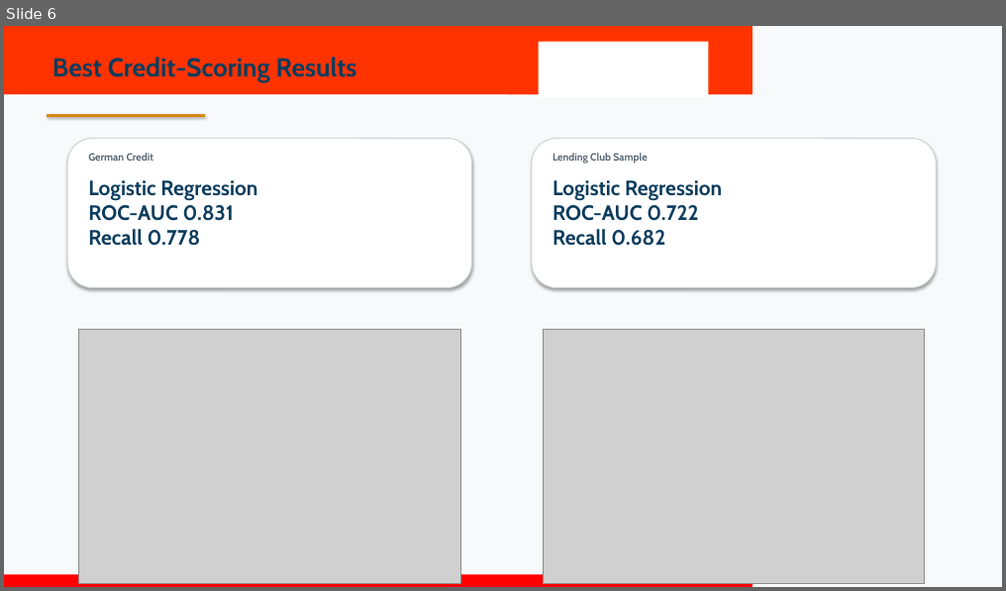
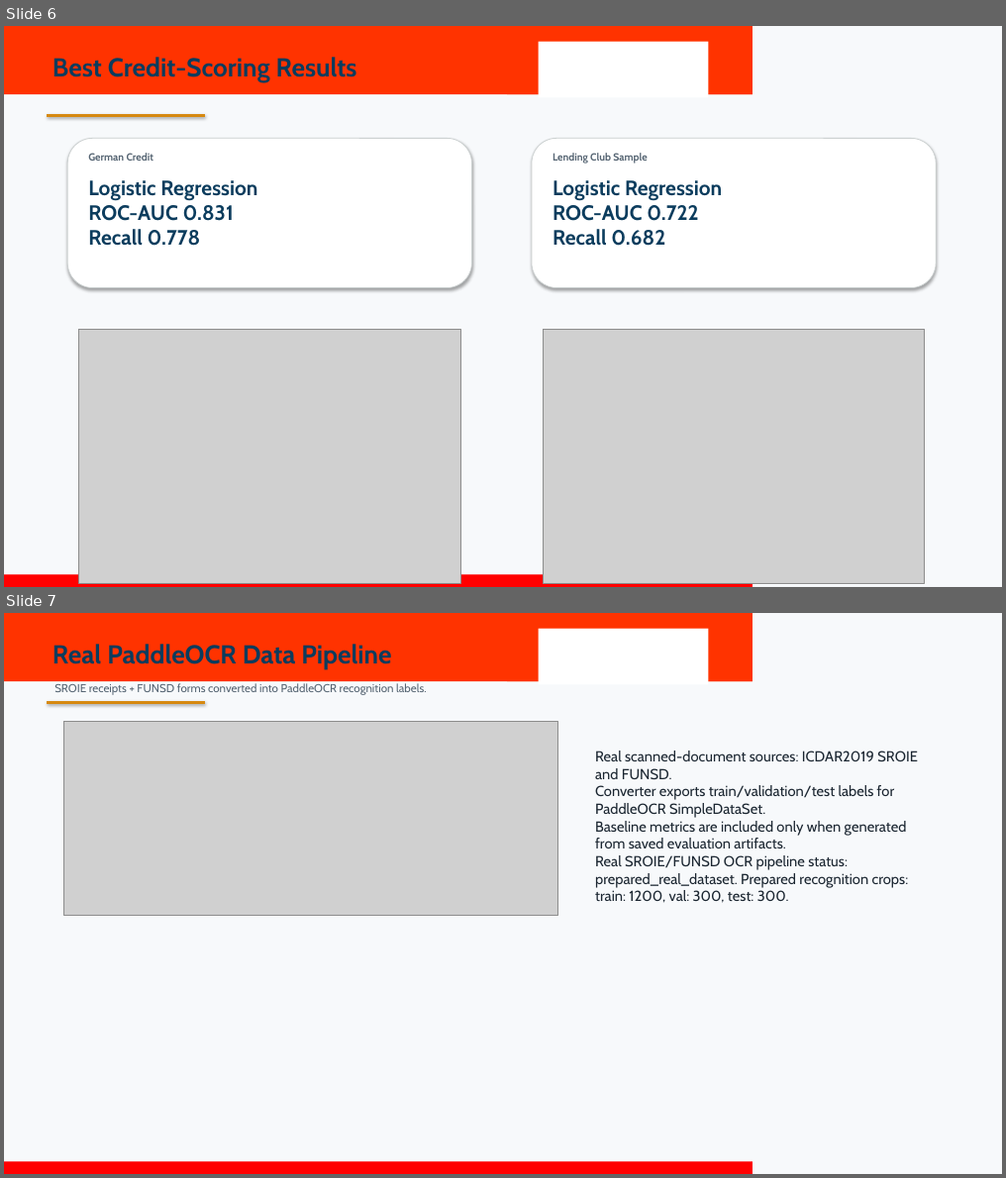
Before and after one commit to omsenpaiii/CreditScoringModel, a slide deck: Report and PPT/Final_COOP2_External_Presentation.pptx. Shown one above the other, each under a label of ours: slide 6 before the commit, slides 6 and 7 after it. The pictures are 1006x591 and 1006x1178 pixels, drawn with LibreOffice and Linux fonts; fonts in the diff are those of the drawing; grey boxes stand for pictures; background and template pictures are left out. Boxes give left, top, right and bottom in pixels: in the first picture for what was removed or moved away, otherwise in the second. Text is boxed around its words. In the diff, an @@ line names an element or a change of style, - is before the commit and + after.

Commit message:
Add real OCR fine-tuning package

```diff
--- a/Report and PPT/Final_COOP2_External_Presentation.pptx
+++ b/Report and PPT/Final_COOP2_External_Presentation.pptx
@@ slide 7 added at bbox=[4, 613, 1002, 1174], background #F7F9FB; not listed: 4 template elements that a slide beside it also shows @@
@@ text added at bbox=[53, 644, 391, 669], 25 pt, text #0B3C5D, bold @@
+Real PaddleOCR Data Pipeline
@@ rectangle added at bbox=[48, 701, 205, 703], fill #D68910, outline #D68910 0.75 pt @@
@@ text added at bbox=[54, 683, 426, 695], 11 pt, text #566573 @@
+SROIE receipts + FUNSD forms converted into PaddleOCR recognition labels.
@@ picture added at bbox=[63, 722, 558, 916] @@
@@ text added at bbox=[595, 751, 918, 903], 14 pt, text #1B2631 @@
+Real scanned-document sources: ICDAR2019 SROIE and FUNSD.
+Converter exports train/validation/test labels for PaddleOCR SimpleDataSet.
+Baseline metrics are included only when generated from saved evaluation artifacts.
+Real SROIE/FUNSD OCR pipeline status: prepared_real_dataset. Prepared recognition crops: train: 1200, val: 300, test: 300.
```
Also in this commit, not shown: 2 slides changed, 1 other slide added, 1 slide removed, 23 other files.
